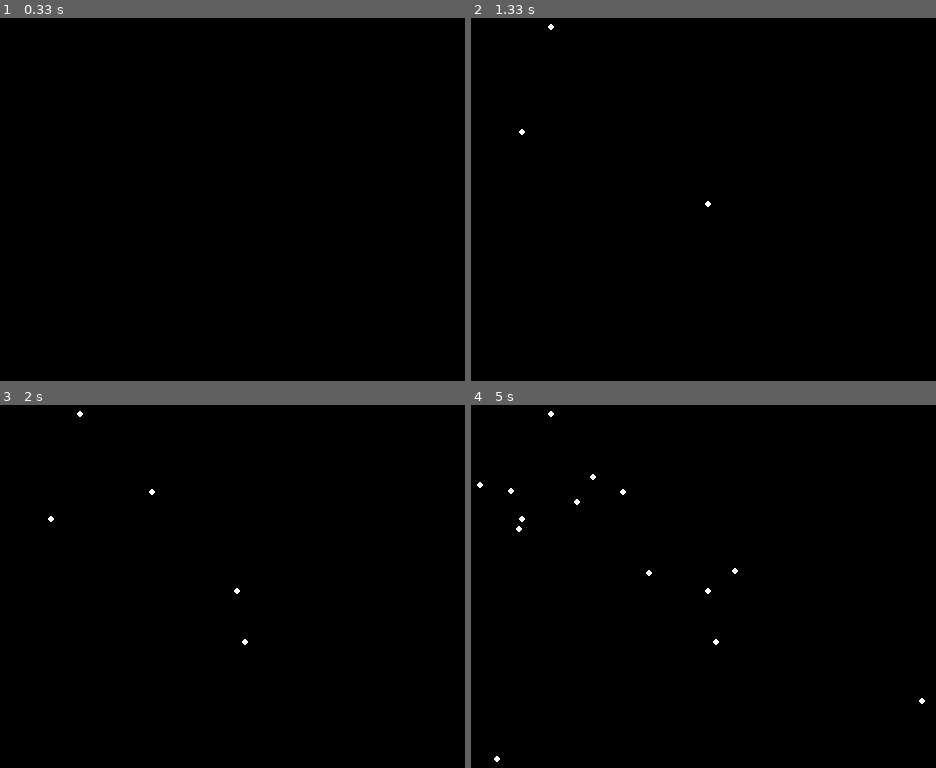
Above: before the commit, frames 1-4 (two rows, left to right).
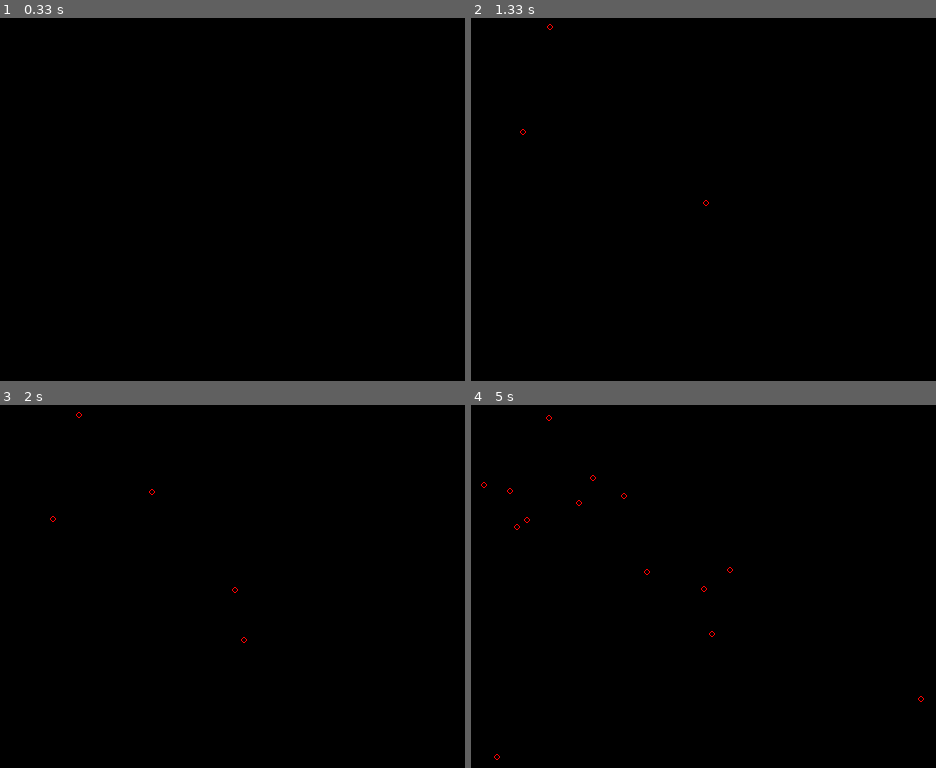
Above: after the commit, the same moments.

Repository: saubun/python-repo
Game: pygame game, started from src/balls.py
Same seed, same stepped clock (60 frames per second), same inputs: the game is played once before the commit and once after it.
Inputs (mouse positions are in pixels of both pictures, inside the frame that each line leads up to):
- Up to frame 1 (0.33 s): no input
- Up to frame 2 (1.33 s): click (708, 203) at 0.38 s; click (522, 130) at 0.72 s; click (550, 25) at 1.05 s
- Up to frame 3 (2 s): click (246, 640) at 1.38 s; click (153, 492) at 1.72 s
- Up to frame 4 (5 s): click (480, 484) at 2.05 s; click (517, 528) at 2.38 s; click (736, 571) at 2.72 s; click (922, 702) at 3.05 s; click (577, 503) at 3.38 s; click (647, 571) at 3.72 s; click (591, 477) at 4.05 s; click (498, 760) at 4.38 s; click (512, 492) at 4.72 s

Frame 1 is identical in both runs. In frame 2, less than 0.1% of the frame differs, in the area x 10-52%, y 1-53%; in frame 3, less than 0.1%; in frame 4, 0.3%, in the area x 1-98%, y 1-99%.

Commit message:
added gravity:

Diff:
--- a/src/balls.py
+++ b/src/balls.py
@@ -12,7 +12,7 @@
 
 pygame.init()
 screen = pygame.display.set_mode((WIDTH, HEIGHT))
-pygame.display.set_caption("Balls")
+pygame.display.set_caption("Balls (Gravity Simulation)")
 clock = pygame.time.Clock()
 
 
@@ -22,10 +22,10 @@
         self.y = y
         self.r = r
         self.pos = pygame.Vector2(self.x, self.y)
-        self.bounces = []
+        self.mass = self.r / 10
 
     def draw(self):
-        pygame.draw.circle(screen, WHITE, self.pos, self.r)
+        pygame.draw.circle(screen, RED, self.pos, self.r, 1)
 
 
 def main():
@@ -33,8 +33,8 @@
     balls = []
     radius = 0
     tempball = Ball(0, 0, 0)
-    seperationSpeed = 5
-    gravity = 4
+    speed = 5
+    velocity = pygame.Vector2(0, 0)
     while running:
         clock.tick(FPS)
 
@@ -64,22 +64,26 @@
         for ball in balls:
             ball.draw()
 
-            # Collision detection for each ball
-            for nball in balls:
-                if nball != ball:
-                    try:
+            # Gravity for each ball and collision
+            try:
+                for nball in balls:
+                    if nball != ball:
+                        oldVelocity = velocity
+
                         displacement = ball.pos - nball.pos
                         direction = displacement.normalize()
-                        velocity = direction * seperationSpeed
+                        velocity = direction * speed
                         distance = displacement.magnitude()
+
+                        force = ball.mass * ((velocity - oldVelocity) / FPS)
+                        ball.pos -= force
 
                         if distance < ball.r + nball.r:
                             ball.pos += velocity
-                    except ValueError:
-                        ...
-            # Gravity downwards
-            if ball.pos.y <= HEIGHT - ball.r:
-                ...
+
+            # This happens if two balls have the same position
+            except ValueError:
+                pass
 
         # Draw the temp ball if it exists
         try:
Not shown, added: .gitignore
